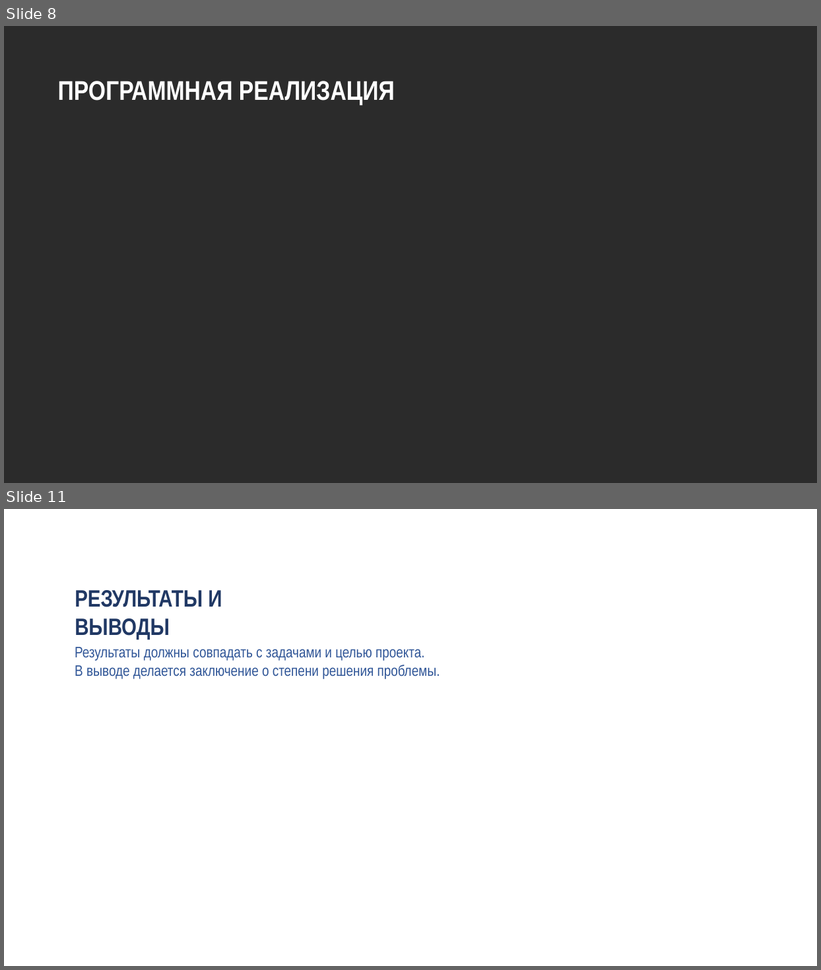
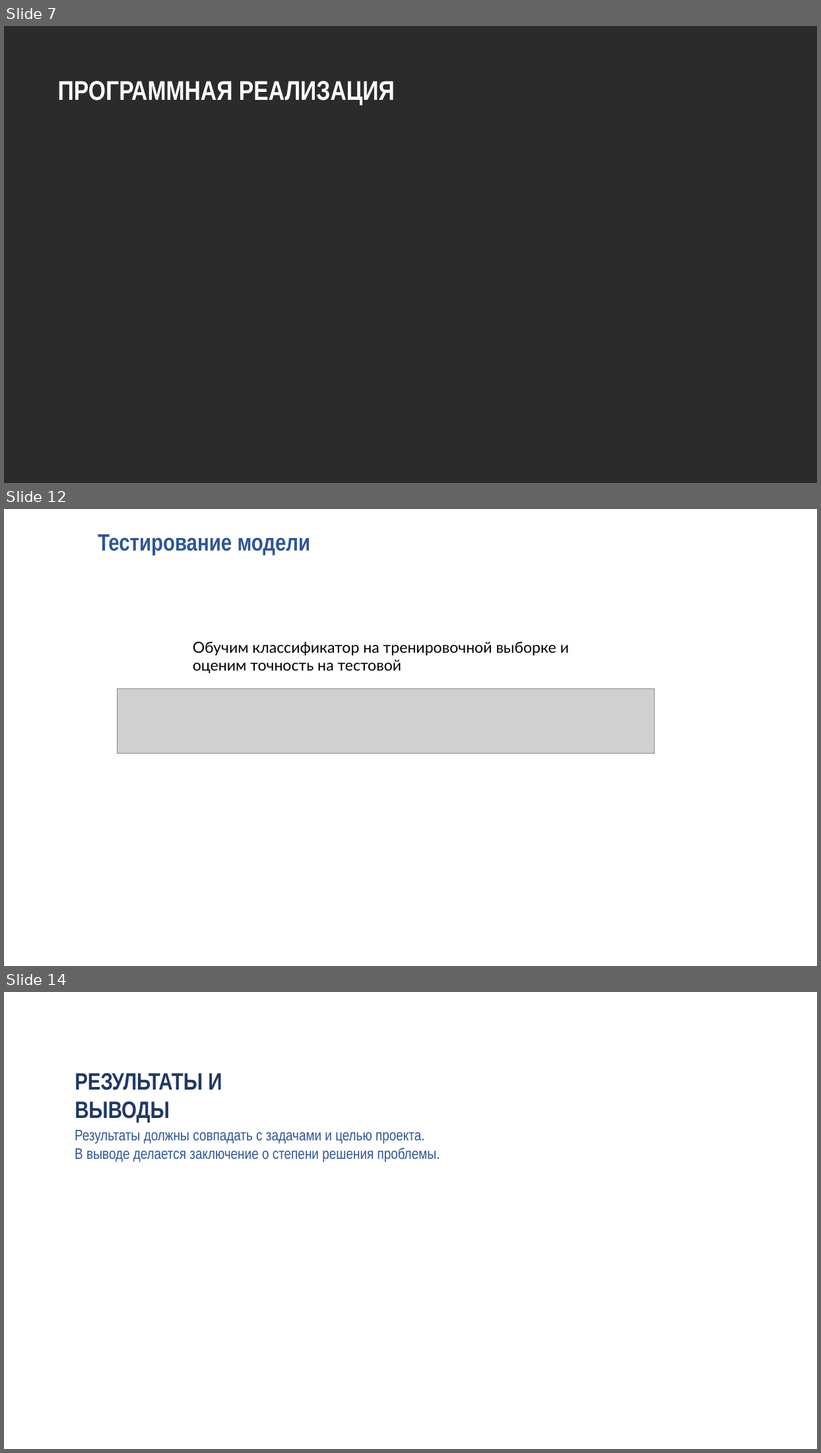
Before and after one commit to kemper0110/face-recog, a slide deck: presentation.pptx. Shown one above the other, each under a label of ours: slides 8 and 11 before the commit, slides 7, 12 and 14 after it; the slides between them are not shown. The pictures are 821x970 and 821x1453 pixels, drawn with LibreOffice and Linux fonts; fonts in the diff are those of the drawing; grey boxes stand for pictures; background and template pictures are left out; a plain dark background stands for a picture behind light text. Boxes give left, top, right and bottom in pixels: in the first picture for what was removed or moved away, otherwise in the second. Text is boxed around its words. In the diff, an @@ line names an element or a change of style, - is before the commit and + after.

```diff
--- a/presentation.pptx
+++ b/presentation.pptx
@@ slide 12 added at (4, 509, 817, 966), background picture (left out) @@
@@ text added at (98, 534, 311, 555), 28 pt, text #2F5597, bold @@
+Тестирование модели
@@ text added at (193, 642, 569, 673), 18 pt, text #000000 @@
+Обучим классификатор на тренировочной выборке и оценим точность на тестовой
@@ picture added at (117, 689, 654, 755) @@
@@ what was slide 8 is now slide 7 @@
@@ what was slide 11 is now slide 14 @@
```
Also in this commit, not shown: 2 slides changed, 4 other slides added, 2 slides removed, 12 other files.
